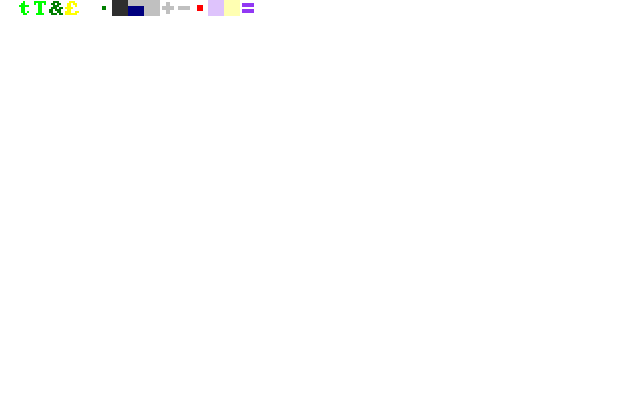
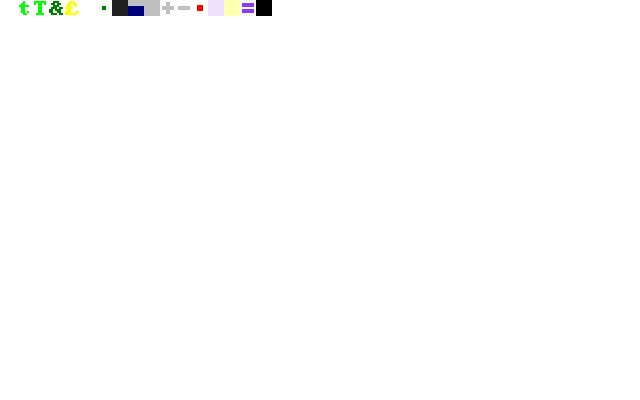
The second (640, 400) image is a revision of the first. Changes to its layers:
added layer "black copy" above "book" over (256, 0, 272, 16)
"moon": opacity 30% → 15% over (208, 0, 224, 16)
painted on "black" over (112, 0, 128, 16)
